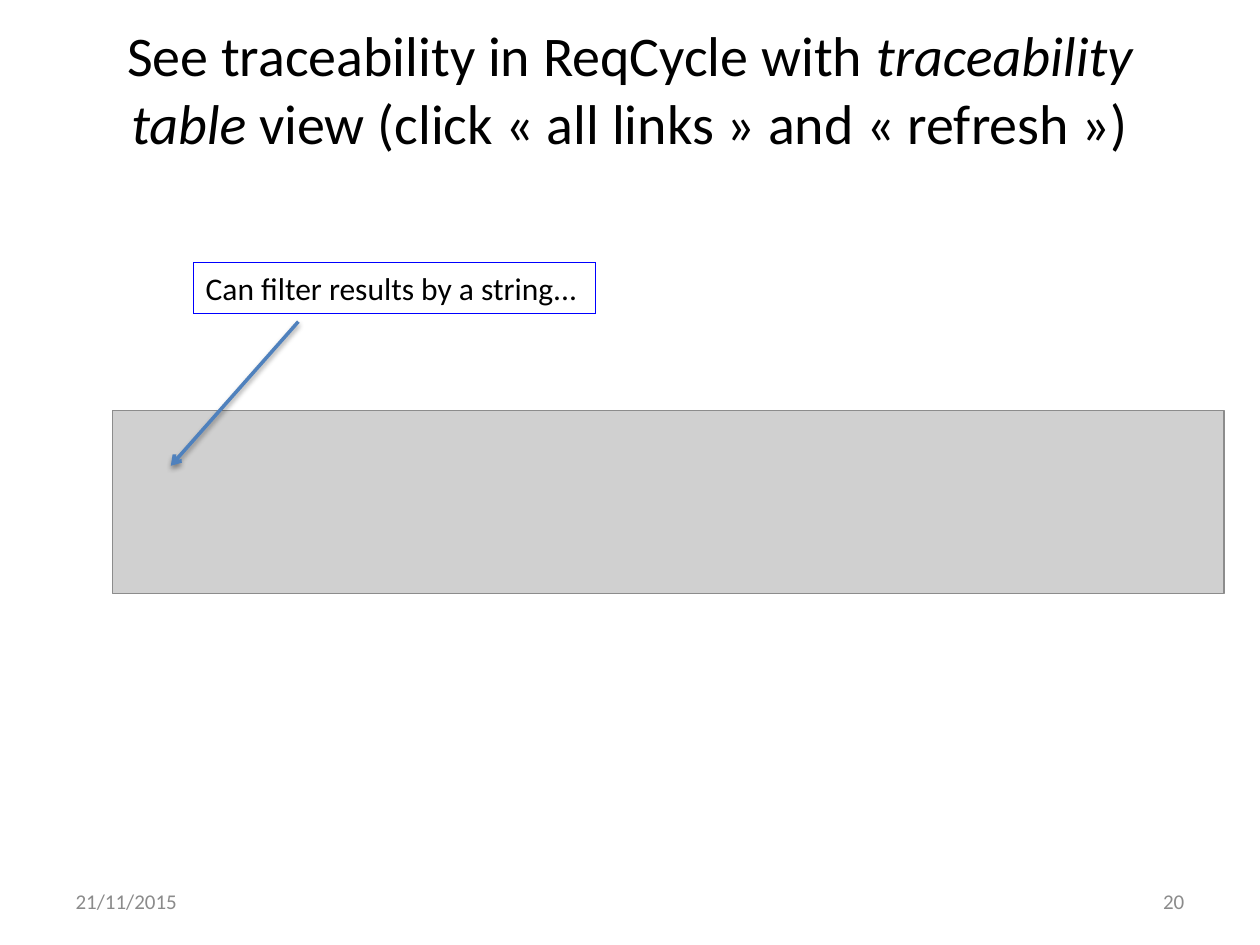
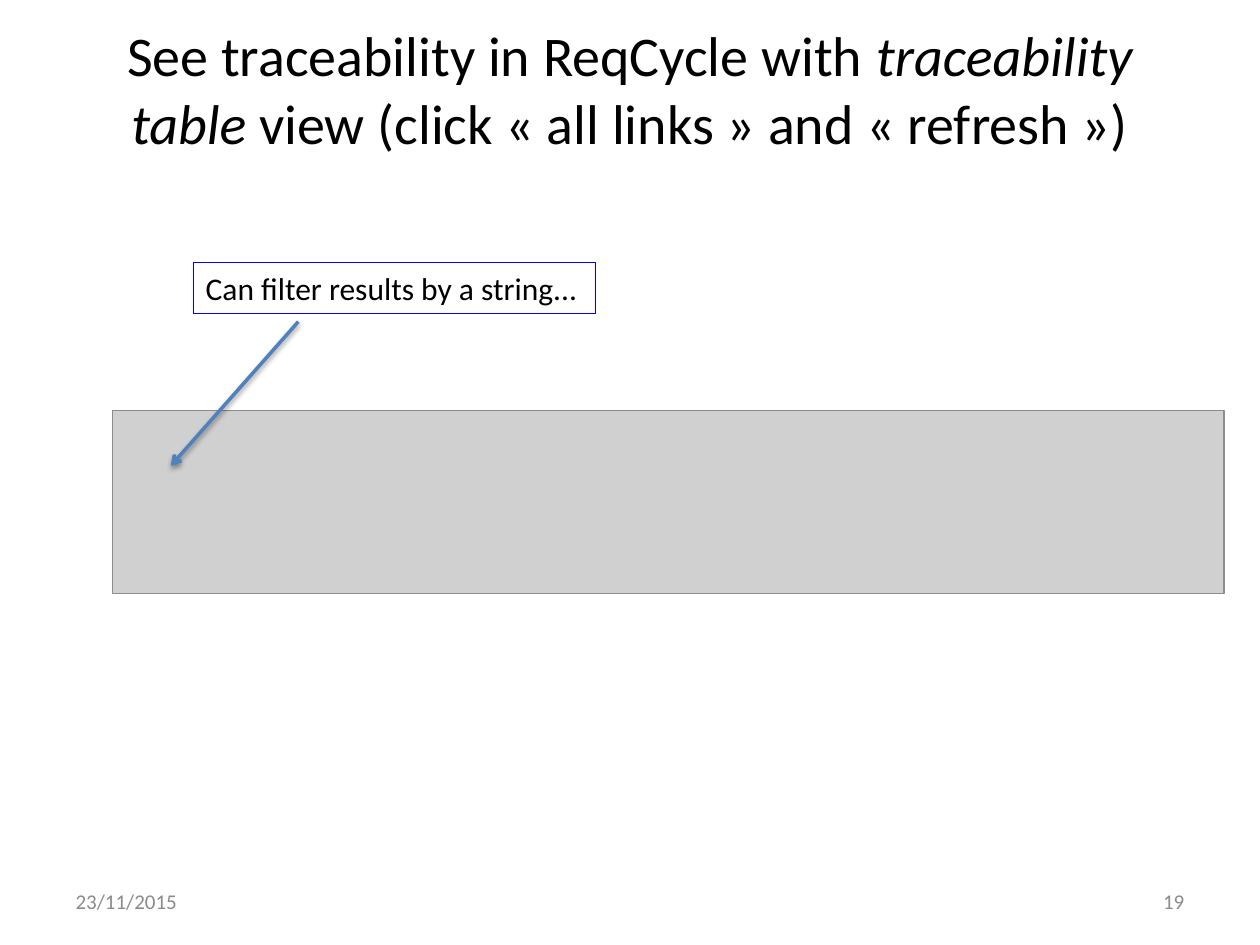
Before and after one commit to openETCS/toolchain, a slide deck: slide 19 of T7.3/TraceabilityArchitecture/reqCycleUse/ReqCyclePossibleUseForArchitectureVerification-V2.pptx (slide 20 before the commit). Drawn at 1260x945 pixels with LibreOffice and Linux fonts; fonts in the diff are those of the drawing; grey boxes stand for pictures. Boxes give left, top, right and bottom in pixels: in the first picture for what was removed or moved away, otherwise in the second. Text is boxed around its words. In the diff, an @@ line names an element or a change of style, - is before the commit and + after.

Commit message:
completed traceability images

```diff
--- a/T7.3/TraceabilityArchitecture/reqCycleUse/ReqCyclePossibleUseForArchitectureVerification-V2.pptx
+++ b/T7.3/TraceabilityArchitecture/reqCycleUse/ReqCyclePossibleUseForArchitectureVerification-V2.pptx
@@ text at (76, 894, 177, 910): text changed @@
-21/11/2015
+23/11/2015
@@ page number at (1163, 895, 1184, 909): text changed @@
-20
+19
```
Also in this commit, not shown: 31 other slides changed, 7 other files.
